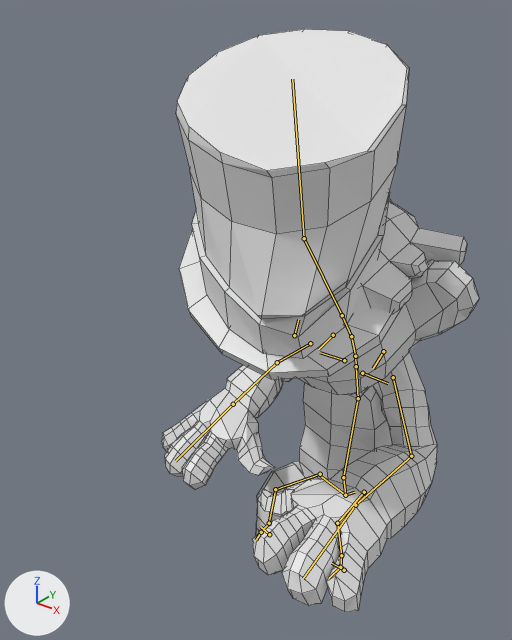
Renders of the Blender file Assets/Custom/objects/characterModels/Hatter_wonderland.blend from each side of a commit.
Both versions are drawn from a 50 mm lens placed at (3.21, -5.48, 6.29), pointed at (-0.35, -1.03, 3.53). Lighting does not change. The marker at lower left points along +X, +Y and +Z. The bones that bend it are drawn over the model as lines. Mesh edges are drawn as thin lines.

The first picture shows 'hatter'.
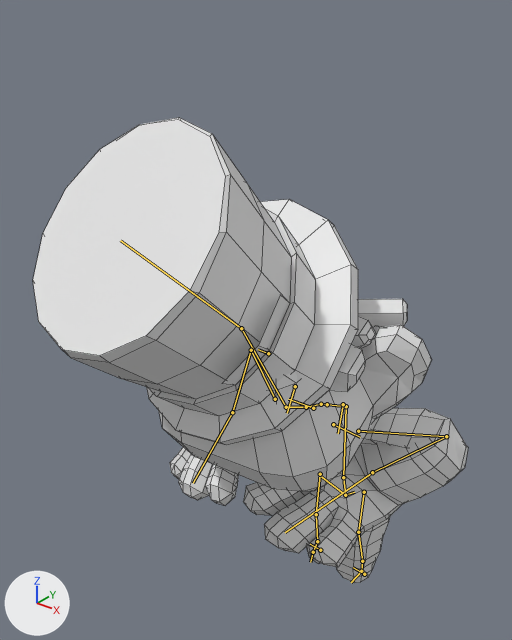
The newer file adds an action. The first version stands in its rest pose; the second is drawn at frame 29 of the action 'talk'.

Where the change shows, as pixel boxes (x1, y1, x2, y2) in the pictures (512 x 640 px):
'hatter', posed (37% wider, 20% shorter): before (161, 29, 479, 612); after (33, 118, 468, 583)
bone 'spine.001', root to tip: before (343, 477) to (358, 398); after (343, 477) to (346, 406)
bone 'spine.002', root to tip: before (358, 398) to (356, 366); after (346, 406) to (327, 404)
bone 'spine.005', root to tip: before (351, 336) to (342, 315); after (306, 407) to (286, 407)
bone 'spine.006', root to tip: before (342, 315) to (304, 238); after (286, 407) to (241, 328)
bone 'spine.007', root to tip: before (304, 238) to (292, 79); after (241, 328) to (120, 240)
bone 'Bone', root to tip: before (294, 335) to (298, 319); after (268, 353) to (258, 349)
bone 'upper_arm.L', root to tip: before (393, 377) to (411, 456); after (358, 431) to (446, 436)
bone 'forearm.L', root to tip: before (411, 456) to (355, 505); after (446, 436) to (372, 472)
bone 'hand.L', root to tip: before (355, 505) to (303, 578); after (372, 472) to (285, 532)
bone 'upper_arm.R', root to tip: before (310, 343) to (277, 362); after (275, 399) to (251, 350)
bone 'forearm.R', root to tip: before (277, 362) to (233, 404); after (251, 350) to (232, 412)
bone 'hand.R', root to tip: before (233, 404) to (175, 461); after (232, 412) to (193, 483)
bone 'breast.L', root to tip: before (383, 351) to (373, 368); after (343, 404) to (338, 433)
bone 'breast.R', root to tip: before (333, 335) to (318, 349); after (295, 386) to (287, 413)
bone 'thigh.L', root to tip: before (364, 492) to (337, 523); after (364, 492) to (358, 532)
bone 'shin.L', root to tip: before (337, 523) to (341, 555); after (358, 532) to (362, 561)
bone 'thigh.R', root to tip: before (320, 474) to (275, 489); after (320, 474) to (316, 514)
bone 'shin.R', root to tip: before (275, 489) to (269, 523); after (316, 514) to (317, 541)

The edits, one by one:
Bone 'spine.001' (bone_spine_001) turns from (-14, 0, 0) to (1, 0, 0) degrees about its own x, y and z.
Bone 'spine.002' (bone_spine_002) turns from (27, 0, 0) to (61, 1, 0) degrees about its own x, y and z.
Bone 'spine.005' (bone_spine_005) turns from (16, 0, 0) to (-2, 0, 0) degrees about its own x, y and z.
Bone 'spine.006' (bone_spine_006) turns from (4, -10, 2) to (-31, 3, 2) degrees about its own x, y and z.
Bone 'spine.007' (bone_spine_007) turns from (0, 15, -1) to (37, 11, 18) degrees about its own x, y and z.
Bone 'Bone' (bone_bone) moves from (-0.003, -0.142, 0.359) to (0.0, 0.0, 0.0).
Bone 'upper_arm.L' (bone_upper_arm_l) moves from (0.007, 0.041, 0.005) to (-0.037, 0.005, -0.047).
Bone 'upper_arm.L' (bone_upper_arm_l) turns from (35, 51, 5) to (-21, 39, 9) degrees about its own x, y and z.
Bone 'forearm.L' (bone_forearm_l) turns from (93, 32, 117) to (114, -31, 75) degrees about its own x, y and z.
Bone 'hand.L' (bone_hand_l) turns from (1, 1, -26) to (-29, -1, -45) degrees about its own x, y and z.
Bone 'upper_arm.R' (bone_upper_arm_r) turns from (0, 0, 0) to (-35, 3, -33) degrees about its own x, y and z.
Bone 'forearm.R' (bone_forearm_r) turns from (89, -36, -94) to (83, 35, -59) degrees about its own x, y and z.
Bone 'hand.R' (bone_hand_r) turns from (-2, -29, -2) to (-26, -44, -4) degrees about its own x, y and z.
Bone 'breast.L' (bone_breast_l) moves from (-0.011, 0.001, 0.014) to (0.0, 0.0, 0.0).
Bone 'breast.R' (bone_breast_r) moves from (0.014, -0.001, 0.011) to (0.0, 0.0, 0.0).
Bone 'thigh.L' (bone_thigh_l) turns from (-76, 0, 0) to (0, 0, 0) degrees about its own x, y and z.
Bone 'shin.L' (bone_shin_l) turns from (74, 3, 2) to (0, 0, 0) degrees about its own x, y and z.
Bone 'thigh.R' (bone_thigh_r) turns from (-82, 26, 2) to (0, 0, 0) degrees about its own x, y and z.
Bone 'shin.R' (bone_shin_r) turns from (67, -9, -14) to (0, 0, 0) degrees about its own x, y and z.
